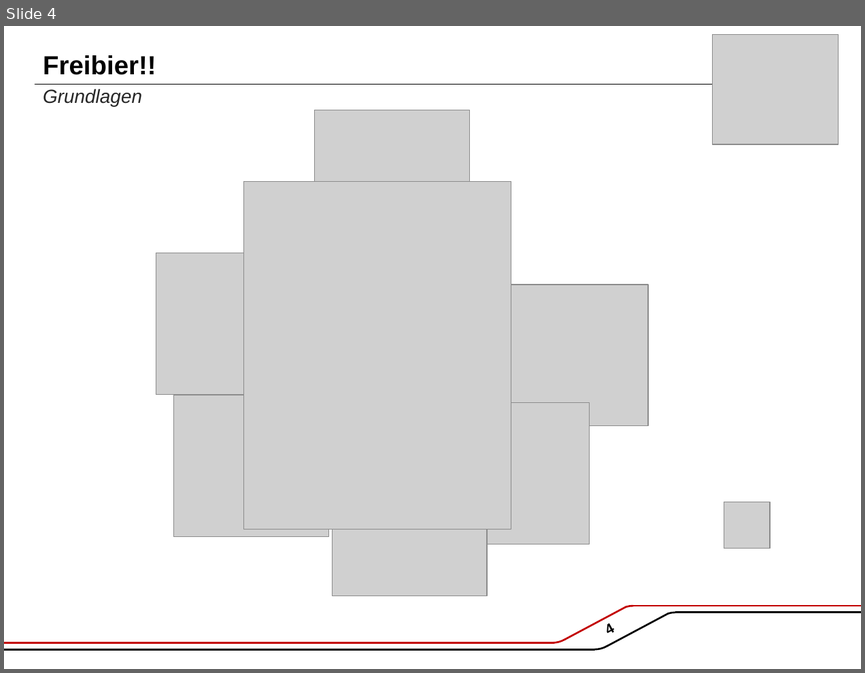
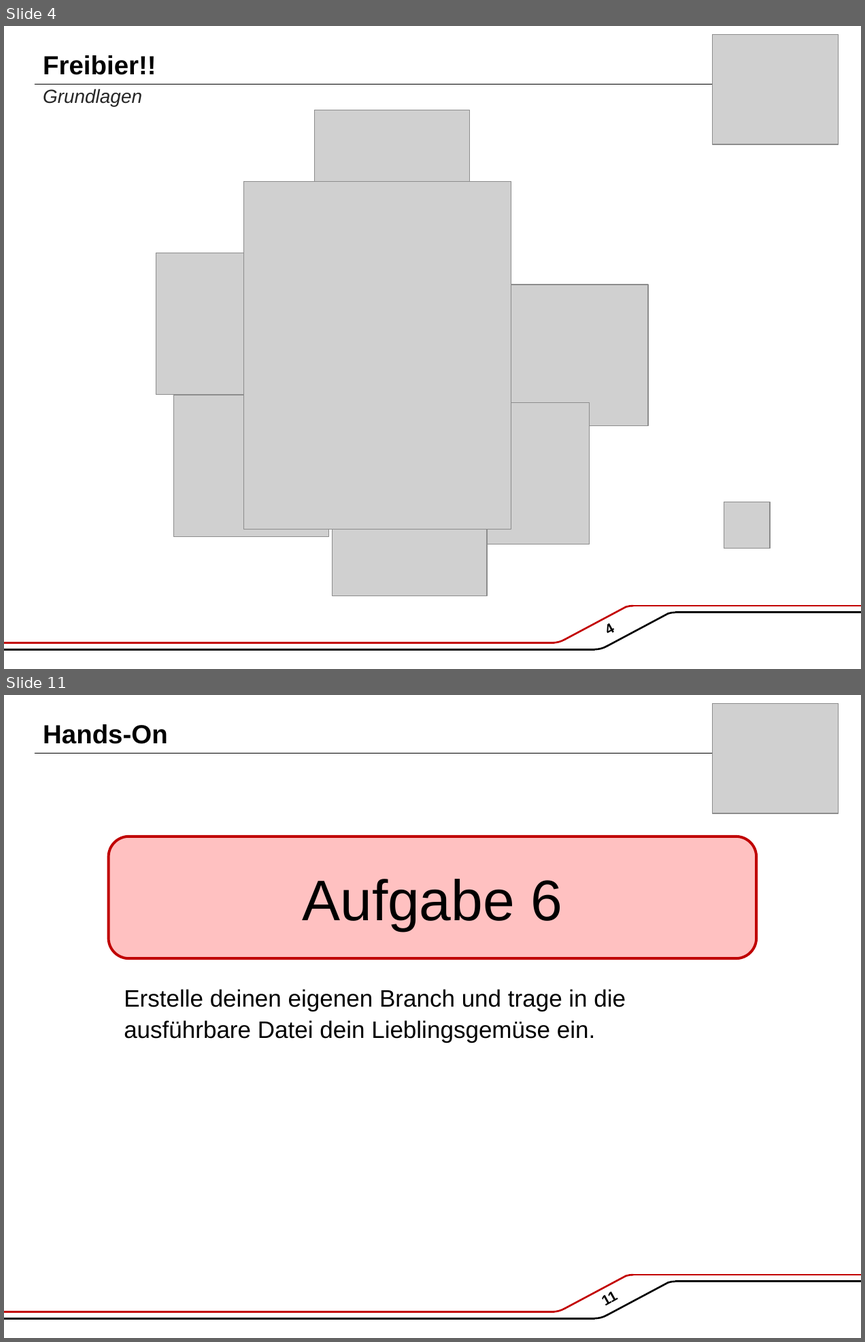
Before and after one commit to PhillyVsWilly/Freibier, a slide deck: git Schulung.pptx. Shown one above the other, each under a label of ours: slide 4 before the commit, slides 4 and 11 after it; the slides between them are not shown. The pictures are 865x673 and 865x1342 pixels, drawn with LibreOffice and Linux fonts; fonts in the diff are those of the drawing; grey boxes stand for pictures; background and template pictures are left out. Boxes give left, top, right and bottom in pixels: in the first picture for what was removed or moved away, otherwise in the second. Text is boxed around its words. In the diff, an @@ line names an element or a change of style, - is before the commit and + after.

Commit message:
Aufgaben und Musterlösung hinzugefügt, Aufgaben in die Präsentation übernommen.

```diff
--- a/git Schulung.pptx
+++ b/git Schulung.pptx
@@ slide 11 added at bbox=[4, 695, 861, 1338], background #FFFFFF; not listed: 12 template elements that a slide beside it also shows @@
@@ picture added at bbox=[713, 704, 838, 813] @@
@@ title added at bbox=[43, 724, 168, 744], 22 pt, text #000000, bold @@
+Hands-On
@@ rounded rectangle added at bbox=[109, 836, 756, 958], fill #FFC1C1, outline #C00000 2.25 pt, 48 pt, text #000000 @@
+Aufgabe 6
@@ text added at bbox=[124, 989, 626, 1042], 20 pt, text #000000 @@
+Erstelle deinen eigenen Branch und trage in die ausführbare Datei dein Lieblingsgemüse ein.
```
Also in this commit, not shown: 3 slides changed, 8 other slides added, 2 slides removed, 2 other files.
